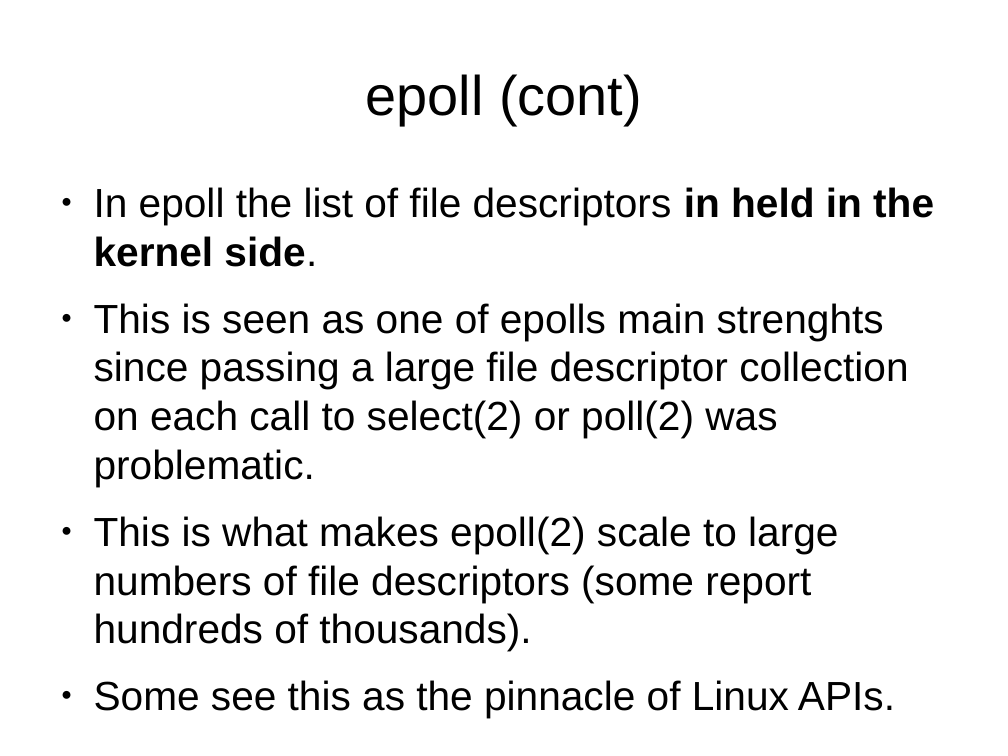
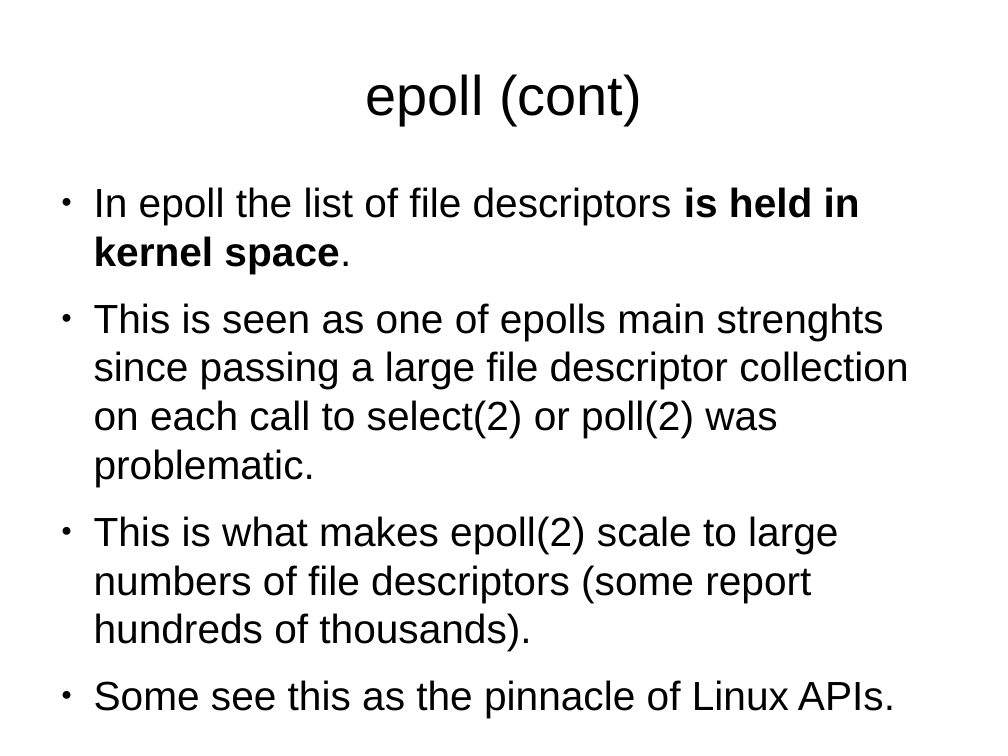
Before and after one commit to veltzer/demos, a slide deck: slide 18 of cpp/multi_core/linux_multiplexing.odp. Drawn at 1008x756 pixels with LibreOffice and Linux fonts; fonts in the diff are those of the drawing. Boxes give left, top, right and bottom in pixels: in the first picture for what was removed or moved away, otherwise in the second. Text is boxed around its words. In the diff, an @@ line names an element or a change of style, - is before the commit and + after.

```diff
--- a/cpp/multi_core/linux_multiplexing.odp
+++ b/cpp/multi_core/linux_multiplexing.odp
@@ text at (x1=94, y1=187, x2=860, y2=274): text changed @@
-● In epoll the list of file descriptors in held in the kernel side.
+● In epoll the list of file descriptors is held in kernel space.
```
Also in this commit, not shown: 1 other slide changed, 11 other files.
